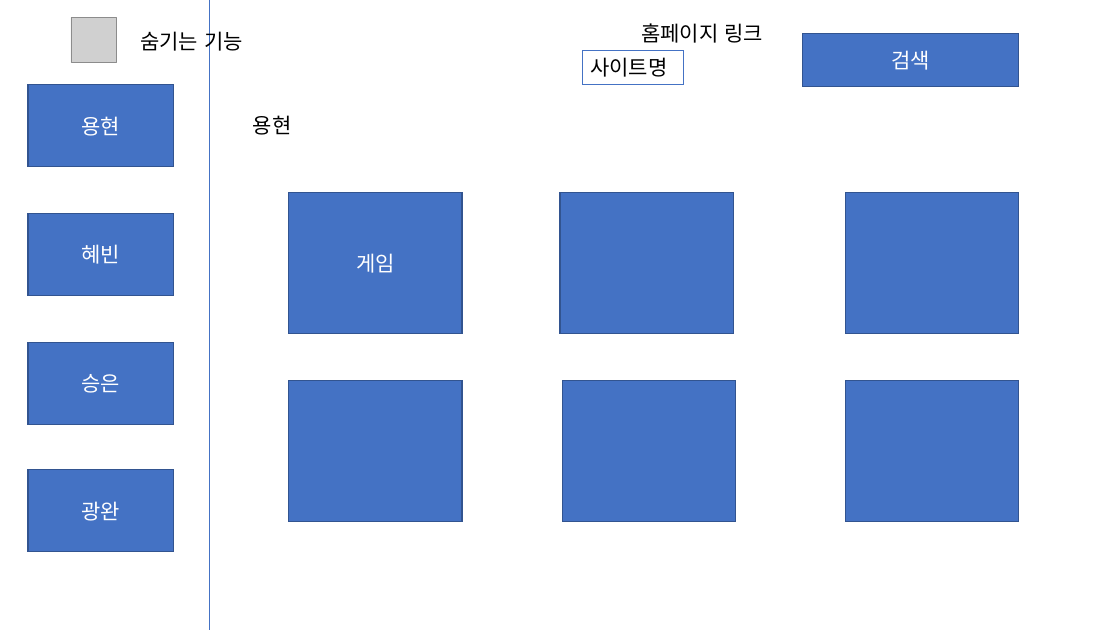
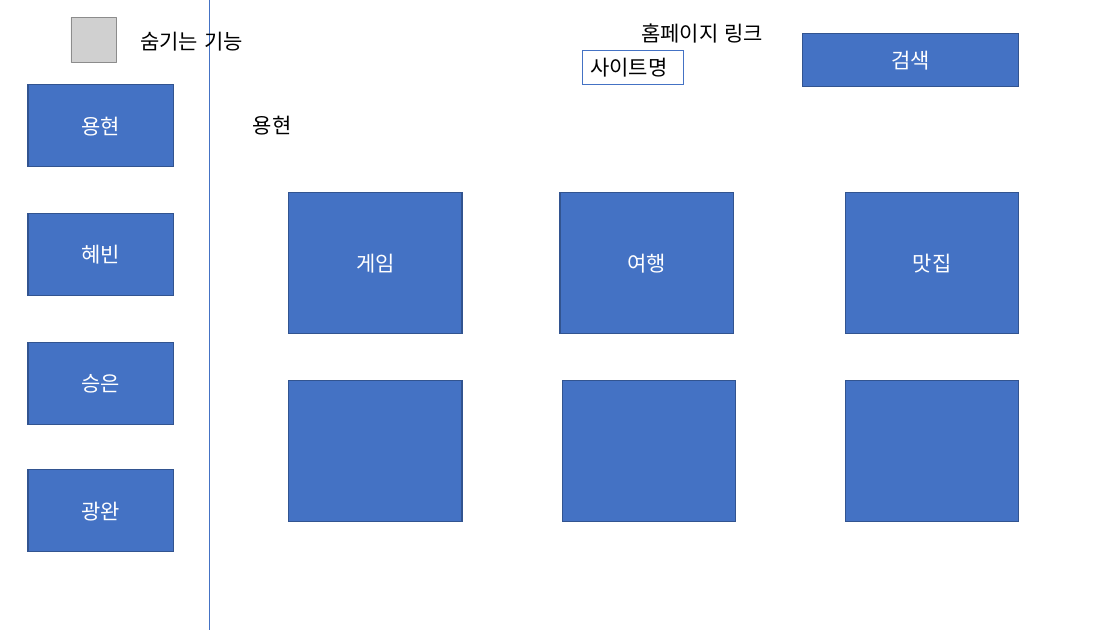
Before and after one commit to Kwang-wan/Project_WebPage, a slide deck: slide 2 of 기획 자료/화면 구성.pptx. Drawn at 1120x630 pixels with LibreOffice and Linux fonts; fonts in the diff are those of the drawing; grey boxes stand for pictures. Boxes give left, top, right and bottom in pixels: in the first picture for what was removed or moved away, otherwise in the second. Text is boxed around its words. In the diff, an @@ line names an element or a change of style, - is before the commit and + after.

```diff
--- a/기획 자료/화면 구성.pptx
+++ b/기획 자료/화면 구성.pptx
@@ text in rectangle at <box>627,253,666,273</box>: text added @@
+여행
@@ text in rectangle at <box>913,253,952,273</box>: text added @@
+맛집
```
Also in this commit, not shown: 4 other slides changed, 2 slides added, 3 other files.
